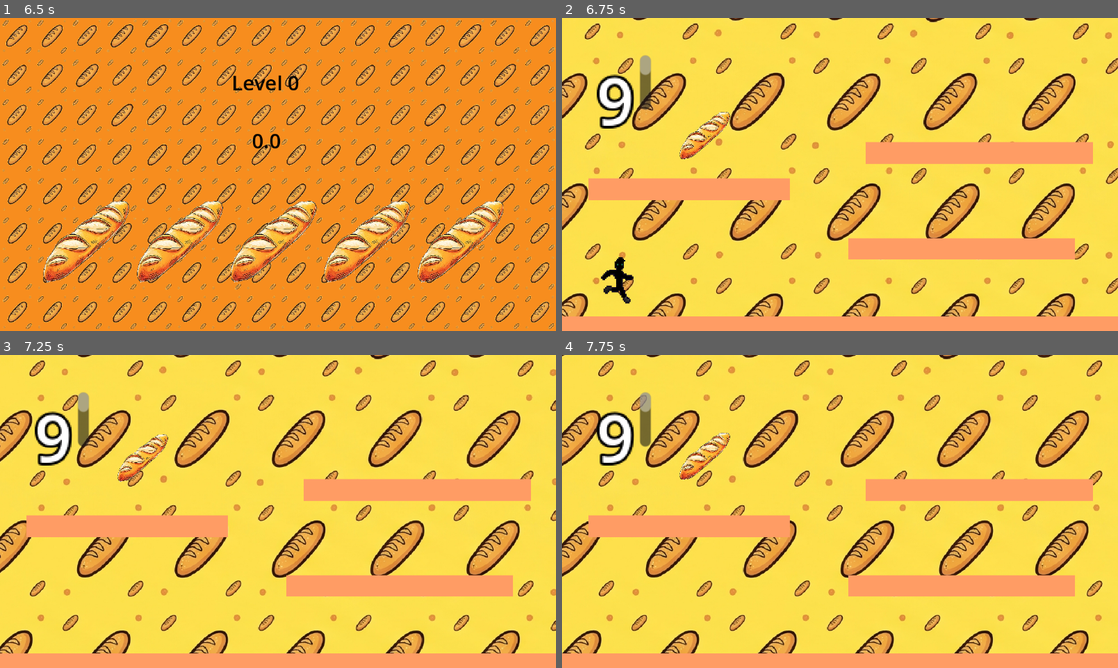
Above: before the commit, frames 1-4 (two rows, left to right).
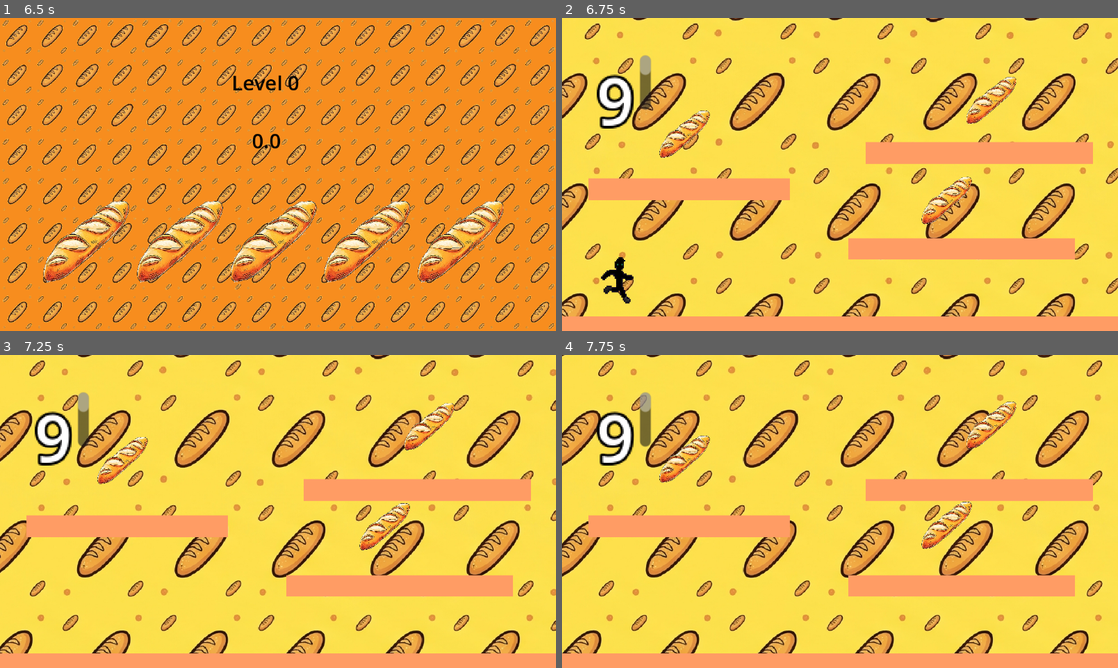
Above: after the commit, the same moments.

Repository: Mk1A-Falcon/Baguette-ware
Game: Godot game, scene res://scenes/main_menu.tscn
The game is run twice, just before and just after one commit, with the same random seed, the same clock (stepped at 60 frames per second) and the same inputs.
Inputs:
- Up to frame 1 (6.5 s): click "START GAME" at 0.5 s; tap Enter (ui_accept) at 1.25, 1.52, 2, 2.27, 3.5, 3.77, 4.52, 5.27, 5.75 s; hold Right (ui_right) 1.28-2.78 s; hold Left (ui_left) 2.78-3.53 s; hold Right (ui_right) 3.53-5.03 s; hold Left (ui_left) 5.03-5.78 s; hold Right (ui_right) from 5.78 s (still down)
- Up to frame 2 (6.75 s): release Right (ui_right) at 6.53 s; hold Left (ui_left) from 6.53 s (still down)
- Up to frame 3 (7.25 s): keep holding Left (ui_left); tap Enter (ui_accept) at 6.77 s
- Up to frame 4 (7.75 s): keep holding Left (ui_left); tap Enter (ui_accept) at 7.52 s

Frame 1 is identical in both runs. In frame 2, 2.2% of the frame differs, in the area x 17-82%, y 18-66%; in frame 3, 2.2%; in frame 4, 2.2%.

Commit message:
will this work? asked in the godot forum for this:)
MADE THE BAGUETTE A SCENE OF ITS OWN RATHER THAN MAKING IT A CHILD NODE + FIXED REFRENCING + MADE IT SO THE BAGUETTE_COLLECTED FUNCTION IS CALLED(YES IT WASNT IN THE GUIDE)

Diff:
--- a/scenes/minigame_1.tscn
+++ b/scenes/minigame_1.tscn
@@ -4,48 +4,8 @@
 [ext_resource type="PackedScene" uid="uid://tj0amyv62q0j" path="res://scenes/back_ground_image.tscn" id="1_og05i"]
 [ext_resource type="PackedScene" uid="uid://clnkjq1xxpa8g" path="res://scenes/ground.tscn" id="2_lmjug"]
 [ext_resource type="PackedScene" uid="uid://bxh2chvh1wk3y" path="res://scenes/Player_1.tscn" id="2_og05i"]
-[ext_resource type="Script" uid="uid://bvcpp2m75df7t" path="res://scripts/pickups.gd" id="4_fa05o"]
-[ext_resource type="Texture2D" uid="uid://ded2xccd5pybh" path="res://assets/bread_transparent.png" id="4_v5ebm"]
+[ext_resource type="PackedScene" uid="uid://dl5kmghpewba" path="res://scenes/pickup.tscn" id="6_j1cg4"]
 [ext_resource type="PackedScene" uid="uid://bbfuaoee7odcl" path="res://scenes/Themed_Timer.tscn" id="7_vc5od"]
-
-[sub_resource type="Animation" id="Animation_fa05o"]
-length = 0.001
-tracks/0/type = "value"
-tracks/0/imported = false
-tracks/0/enabled = true
-tracks/0/path = NodePath(".:position")
-tracks/0/interp = 1
-tracks/0/loop_wrap = true
-tracks/0/keys = {
-"times": PackedFloat32Array(0),
-"transitions": PackedFloat32Array(1),
-"update": 0,
-"values": [Vector2(127, 371)]
-}
-
-[sub_resource type="Animation" id="Animation_v5ebm"]
-resource_name = "up"
-loop_mode = 2
-tracks/0/type = "value"
-tracks/0/imported = false
-tracks/0/enabled = true
-tracks/0/path = NodePath(".:position")
-tracks/0/interp = 2
-tracks/0/loop_wrap = true
-tracks/0/keys = {
-"times": PackedFloat32Array(0, 1),
-"transitions": PackedFloat32Array(1, 1),
-"update": 0,
-"values": [Vector2(127, 371), Vector2(127, 355)]
-}
-
-[sub_resource type="AnimationLibrary" id="AnimationLibrary_fa05o"]
-_data = {
-&"RESET": SubResource("Animation_fa05o"),
-&"up": SubResource("Animation_v5ebm")
-}
-
-[sub_resource type="CircleShape2D" id="CircleShape2D_bjqgx"]
 
 [node name="minigame_1" type="Node2D" unique_id=61975540]
 script = ExtResource("1_j1cg4")
@@ -69,6 +29,9 @@
 position = Vector2(245, 418)
 zoom = Vector2(2.8, 2.8)
 
+[node name="baguette_pickup" parent="." unique_id=2106915881 instance=ExtResource("6_j1cg4")]
+position = Vector2(339, 346)
+
 [node name="platforms" type="Node2D" parent="." unique_id=1273684306]
 
 [node name="platform_1" parent="platforms" unique_id=901511771 instance=ExtResource("2_lmjug")]
@@ -83,76 +46,11 @@
 position = Vector2(59, 421)
 scale = Vector2(3.7199974, 0.39999998)
 
-[node name="baguette1" type="Node2D" parent="." unique_id=268513017]
-position = Vector2(127, 371)
-script = ExtResource("4_fa05o")
-
-[node name="ImageofBaguette" type="TextureRect" parent="baguette1" unique_id=1426353540]
-offset_left = -2.0
-offset_top = 1.0
-offset_right = 38.0
-offset_bottom = 41.0
-texture = ExtResource("4_v5ebm")
-expand_mode = 1
-
-[node name="AnimationPlayer" type="AnimationPlayer" parent="baguette1" unique_id=651808627]
-libraries/ = SubResource("AnimationLibrary_fa05o")
-autoplay = &"up"
-
-[node name="Area2D" type="Area2D" parent="baguette1" unique_id=1747868677]
-
-[node name="CollisionShape2D" type="CollisionShape2D" parent="baguette1/Area2D" unique_id=1418747268]
-position = Vector2(16, 20.853699)
-scale = Vector2(1.7999988, 1.6800001)
-shape = SubResource("CircleShape2D_bjqgx")
-
-[node name="baguette2" type="Node2D" parent="." unique_id=77474689]
-position = Vector2(127, 371)
-script = ExtResource("4_fa05o")
-
-[node name="ImageofBaguette" type="TextureRect" parent="baguette2" unique_id=258873526]
-offset_left = -2.0
-offset_top = 1.0
-offset_right = 38.0
-offset_bottom = 41.0
-texture = ExtResource("4_v5ebm")
-expand_mode = 1
-
-[node name="AnimationPlayer" type="AnimationPlayer" parent="baguette2/ImageofBaguette" unique_id=215533793]
-root_node = NodePath("../..")
-libraries/ = SubResource("AnimationLibrary_fa05o")
-autoplay = &"up"
-
-[node name="Area2D" type="Area2D" parent="baguette2" unique_id=279816609]
-
-[node name="CollisionShape2D" type="CollisionShape2D" parent="baguette2/Area2D" unique_id=1155336086]
-position = Vector2(16, 20.853699)
-scale = Vector2(1.7999988, 1.6800001)
-shape = SubResource("CircleShape2D_bjqgx")
-
-[node name="baguette3" type="Node2D" parent="." unique_id=188334156]
-position = Vector2(127, 371)
-script = ExtResource("4_fa05o")
-
-[node name="ImageofBaguette" type="TextureRect" parent="baguette3" unique_id=145625603]
-offset_left = -2.0
-offset_top = 1.0
-offset_right = 38.0
-offset_bottom = 41.0
-texture = ExtResource("4_v5ebm")
-expand_mode = 1
-
-[node name="AnimationPlayer" type="AnimationPlayer" parent="baguette3/ImageofBaguette" unique_id=1580006050]
-root_node = NodePath("../..")
-libraries/ = SubResource("AnimationLibrary_fa05o")
-autoplay = &"up"
-
-[node name="Area2D" type="Area2D" parent="baguette3" unique_id=1397057926]
-
-[node name="CollisionShape2D" type="CollisionShape2D" parent="baguette3/Area2D" unique_id=1747758067]
-position = Vector2(16, 20.853699)
-scale = Vector2(1.7999988, 1.6800001)
-shape = SubResource("CircleShape2D_bjqgx")
-
 [node name="tIMER" parent="." unique_id=60012286 instance=ExtResource("7_vc5od")]
 position = Vector2(65, 330)
+
+[node name="baguette_pickup2" parent="." unique_id=77932834 instance=ExtResource("6_j1cg4")]
+position = Vector2(112, 371)
+
+[node name="baguette_pickup3" parent="." unique_id=2070213588 instance=ExtResource("6_j1cg4")]
+position = Vector2(306, 420)
--- /dev/null
+++ b/scenes/pickup.tscn
@@ -0,0 +1,51 @@
+[gd_scene format=3 uid="uid://dl5kmghpewba"]
+
+[ext_resource type="Script" uid="uid://bvcpp2m75df7t" path="res://scripts/pickups.gd" id="1_7cqbe"]
+[ext_resource type="Texture2D" uid="uid://ded2xccd5pybh" path="res://assets/bread_transparent.png" id="1_pg2rt"]
+
+[sub_resource type="Animation" id="Animation_pg2rt"]
+resource_name = "new_animation"
+loop_mode = 2
+tracks/0/type = "value"
+tracks/0/imported = false
+tracks/0/enabled = true
+tracks/0/path = NodePath("ImageofBaguette:position")
+tracks/0/interp = 1
+tracks/0/loop_wrap = true
+tracks/0/keys = {
+"times": PackedFloat32Array(0, 1),
+"transitions": PackedFloat32Array(1, 1),
+"update": 0,
+"values": [Vector2(-2, 1), Vector2(-2, -14)]
+}
+
+[sub_resource type="AnimationLibrary" id="AnimationLibrary_7cqbe"]
+_data = {
+&"new_animation": SubResource("Animation_pg2rt")
+}
+
+[sub_resource type="CircleShape2D" id="CircleShape2D_gyxxy"]
+
+[node name="baguette_pickup" type="Node2D" unique_id=2106915881]
+z_index = 5
+script = ExtResource("1_7cqbe")
+
+[node name="ImageofBaguette" type="TextureRect" parent="." unique_id=1541637510]
+offset_left = -2.0
+offset_top = 1.0
+offset_right = 38.0
+offset_bottom = 41.0
+texture = ExtResource("1_pg2rt")
+expand_mode = 1
+
+[node name="AnimationPlayer" type="AnimationPlayer" parent="ImageofBaguette" unique_id=1639488246]
+root_node = NodePath("../..")
+libraries/ = SubResource("AnimationLibrary_7cqbe")
+autoplay = &"new_animation"
+
+[node name="Area2D" type="Area2D" parent="." unique_id=1393418916]
+
+[node name="CollisionShape2D" type="CollisionShape2D" parent="Area2D" unique_id=57951114]
+position = Vector2(16, 20.853699)
+scale = Vector2(1.7999988, 1.6800001)
+shape = SubResource("CircleShape2D_gyxxy")
--- a/scripts/Global-godough.gd
+++ b/scripts/Global-godough.gd
@@ -9,5 +9,5 @@
 
 
 # Called every frame. 'delta' is the elapsed time since the previous frame.
-func _process(delta: float) -> void:
+func _process(_delta: float) -> void:
 	pass
--- a/scripts/level_scene.gd
+++ b/scripts/level_scene.gd
@@ -18,7 +18,7 @@
 	else:
 		get_tree().change_scene_to_file("res://scenes/title_screen.tscn")
 
-func _process(delta: float) -> void:
+func _process(_delta: float) -> void:
 	match GlobalGodough.runs_left:
 
 		4:
--- a/scripts/minigame_1.gd
+++ b/scripts/minigame_1.gd
@@ -1,15 +1,21 @@
 extends Node2D
 @onready var node_2d: Node2D = $"tIMER"
 
-var baguettes_connected = 0
+var baguettes_collected = 0
 var timer_end = false
 
 func _ready() -> void:
+	$baguette_pickup.baguettes_connected.connect(baguettes_connected)
+	$baguette_pickup2.baguettes_connected.connect(baguettes_connected)
+	$baguette_pickup3.baguettes_connected.connect(baguettes_connected)
+	#had to watch a 10 min tutorial on how singals and stuff work btw
+	#cause the original guide doesnt connect it :(
 	await node_2d.TIMERWORKSBROTRUST(10.0)
 	timer_end = true
 
-func _process(delta: float) -> void:
-	if baguettes_connected == 3:
+func _process(_delta: float) -> void:
+	if baguettes_collected == 3:
+		GlobalGodough.baguettes_played += 1
 		if GlobalGodough.baguettes_played > 3:
 			get_tree().change_scene_to_file("res://scenes/baguette_win.tscn")
 		else:
@@ -19,6 +25,7 @@
 		GlobalGodough.runs_left -= 1
 		get_tree().change_scene_to_file("res://scenes/level_scence.tscn")
 
-func baguettes_collected() -> void:
-	baguettes_connected +=1
+func baguettes_connected() -> void:
+	baguettes_collected = baguettes_collected + 1
+	print ("yay 1 collected ples check terminal") #was debug to find the function wasn't even being called
 	return
